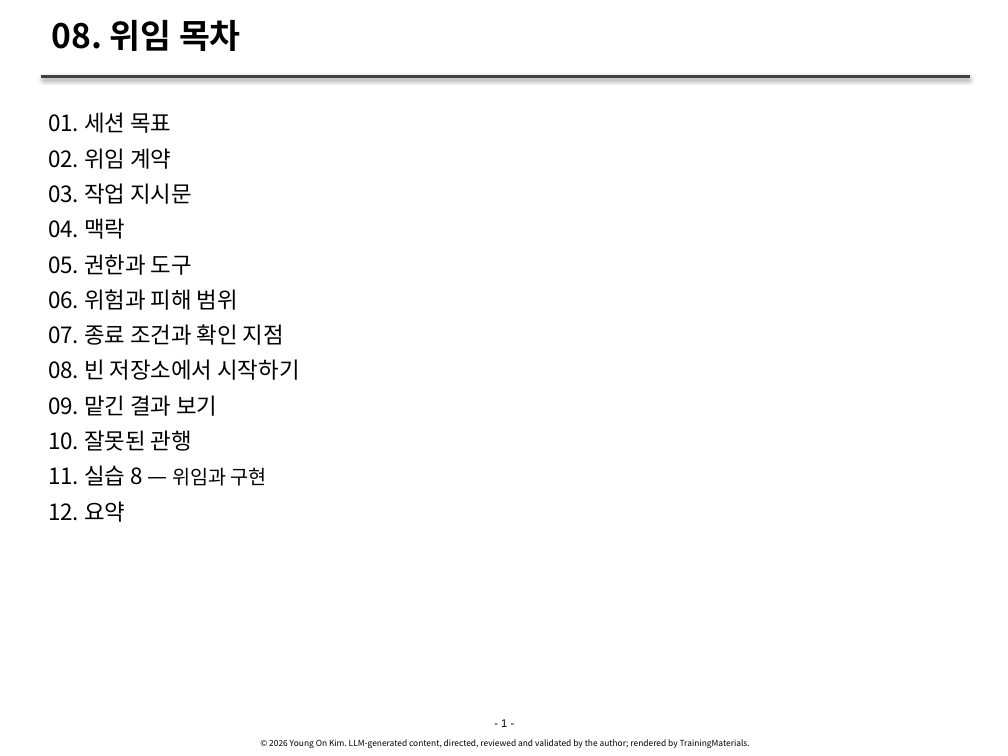
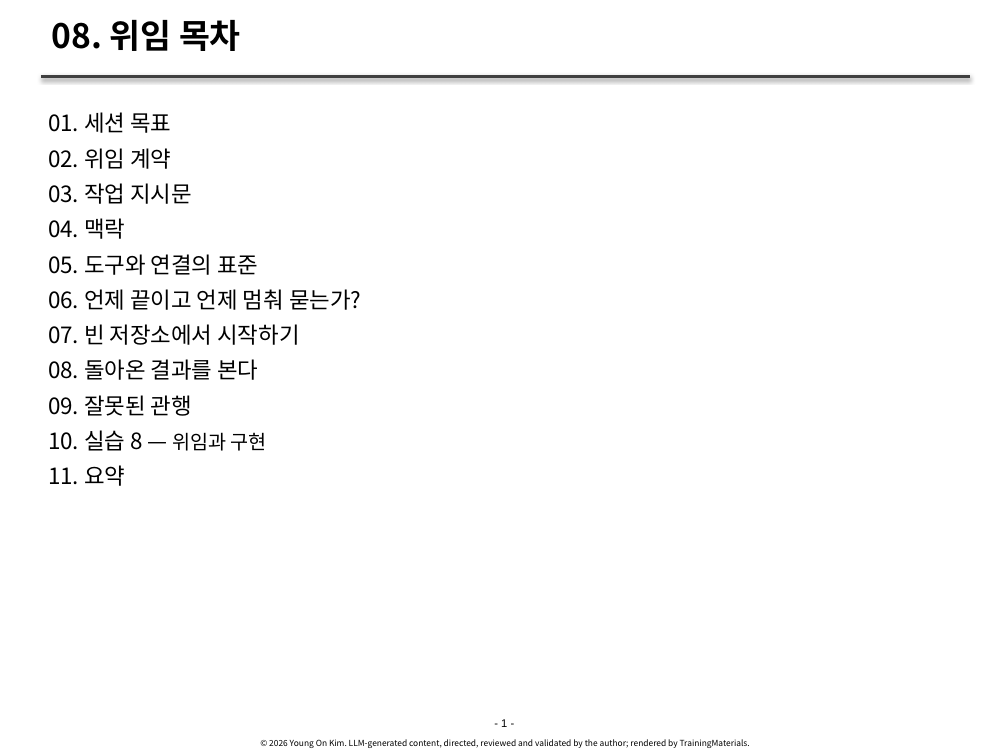
Before and after one commit to YoungSan77/TrainingMaterials, a slide deck: slide 1 of courses/ai-native/sessions/s08.pptx. Drawn at 1008x756 pixels with LibreOffice and Linux fonts; fonts in the diff are those of the drawing. Boxes give left, top, right and bottom in pixels: in the first picture for what was removed or moved away, otherwise in the second. Text is boxed around its words. In the diff, an @@ line names an element or a change of style, - is before the commit and + after.

```diff
--- a/courses/ai-native/sessions/s08.pptx
+++ b/courses/ai-native/sessions/s08.pptx
@@ text at [48,254,361,486]: text changed @@
-  05. 권한과 도구
-  06. 위험과 피해 범위
-  07. 종료 조건과 확인 지점
-  08. 빈 저장소에서 시작하기
-  09. 맡긴 결과 보기
-  10. 잘못된 관행
-  11. 실습 8 — 위임과 구현
-  12. 요약
+  05. 도구와 연결의 표준
+  06. 언제 끝이고 언제 멈춰 묻는가?
+  07. 빈 저장소에서 시작하기
+  08. 돌아온 결과를 본다
+  09. 잘못된 관행
+  10. 실습 8 — 위임과 구현
+  11. 요약
```
Also in this commit, not shown: 22 other slides changed, 1 slide added, 12 slides removed, 21 other files.
